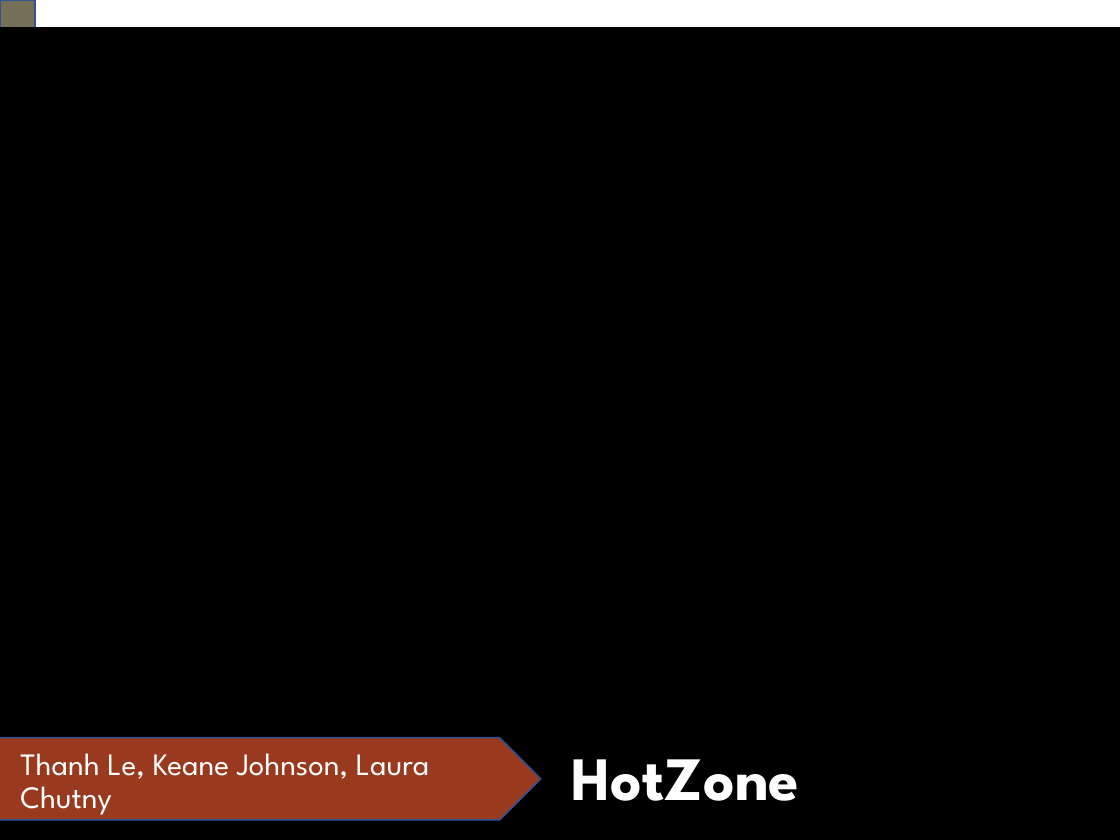
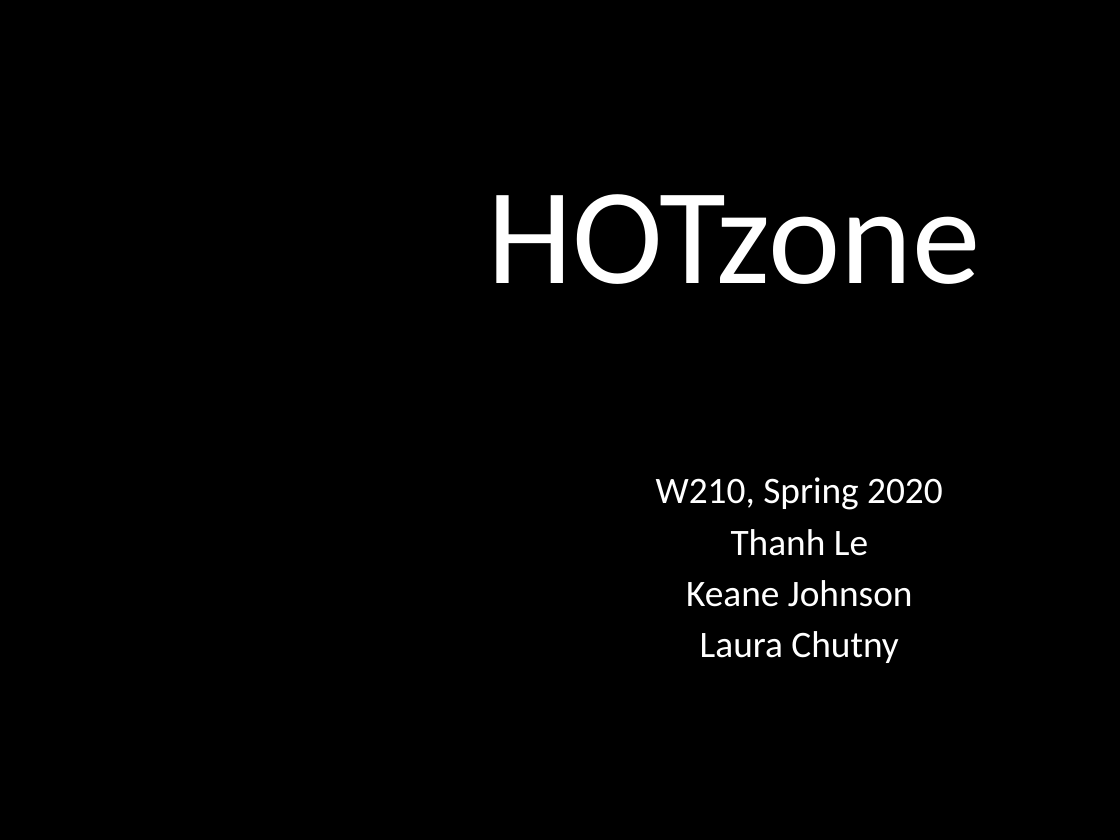
Before and after one commit to lchutny/wildfireplus, a slide deck: slide 1 of W210_v1.pptx. Drawn at 1120x840 pixels with LibreOffice and Linux fonts; fonts in the diff are those of the drawing; background and template pictures are left out. Boxes give left, top, right and bottom in pixels: in the first picture for what was removed or moved away, otherwise in the second. Text is boxed around its words. In the diff, an @@ line names an element or a change of style, - is before the commit and + after.

Commit message:
presentation update

```diff
--- a/W210_v1.pptx
+++ b/W210_v1.pptx
@@ background #FFFFFF to #000000 @@
@@ rectangle removed at bbox=[0, 0, 35, 840] @@
@@ rectangle removed at bbox=[0, 28, 1120, 840] @@
@@ title "HOTzone" at bbox=[488, 194, 980, 284]: vertical alignment middle to bottom @@
@@ title at bbox=[488, 194, 980, 284]: text changed; size 39.6 to 88 pt; font League Spartan to Calibri; bold off @@
-HotZone
+HOTzone
@@ subtitle "W210, Spring 2020" at bbox=[656, 477, 943, 663]: vertical alignment middle to top @@
@@ subtitle at bbox=[656, 477, 943, 663]: text changed; size 20 to 24 pt; font League Spartan to Calibri; text colour #FEFFFF to #FFFFFF @@
-Thanh Le, Keane Johnson, Laura Chutny
+W210, Spring 2020
+Thanh Le
+Keane Johnson
+Laura Chutny
@@ pentagon arrow removed at bbox=[0, 738, 541, 820] @@
```
Also in this commit, not shown: 2 slides added, 3 slides removed.
